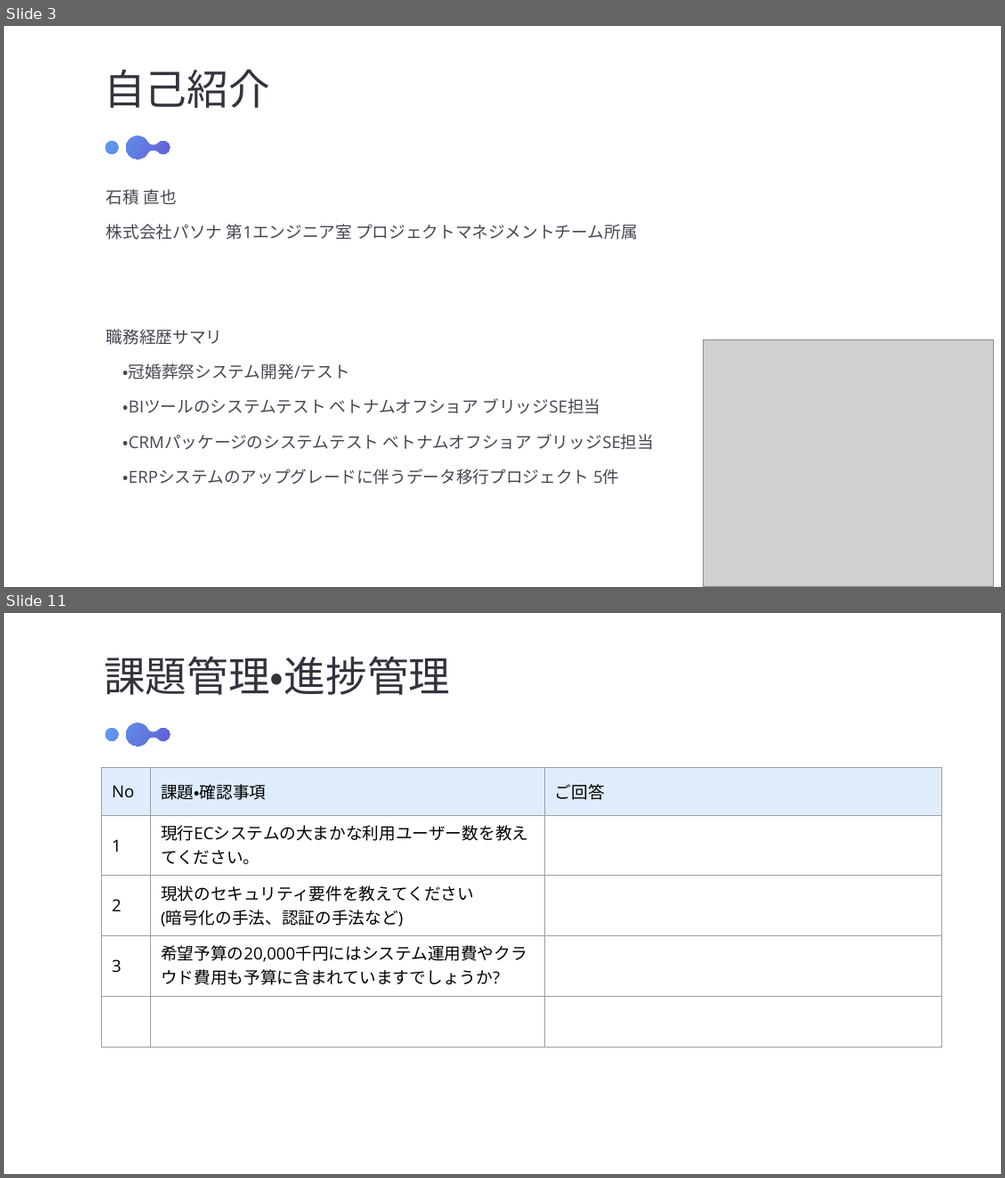
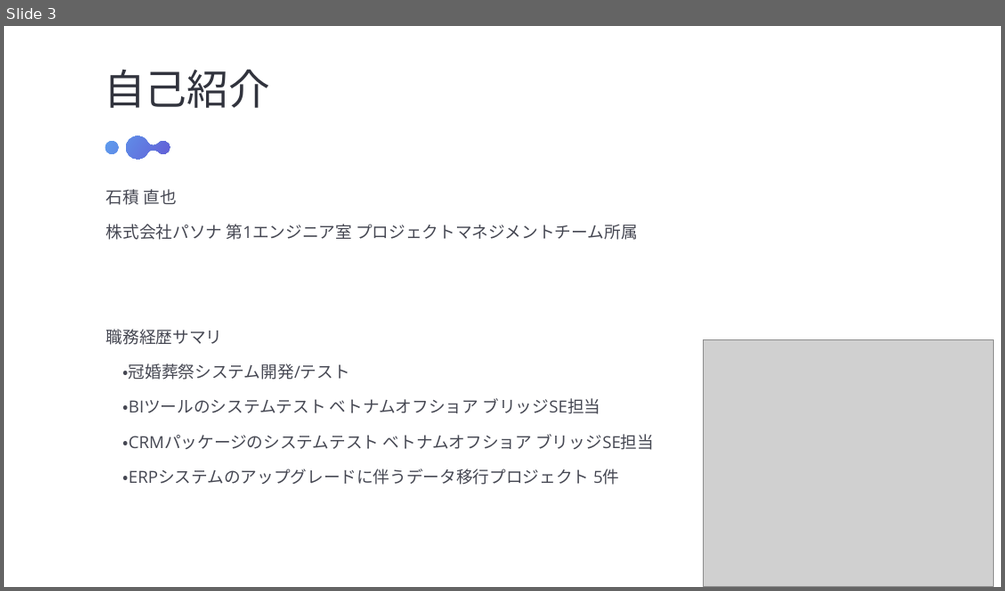
Before and after one commit to NaoyaIshizumi-Pasona/pm-cause-ec, a slide deck: 提案書/キックオフ_石積.pptx. Shown one above the other, each under a label of ours: slides 3 and 11 before the commit, slide 3 after it; the slides between them are not shown. The pictures are 1005x1178 and 1005x591 pixels, drawn with LibreOffice and Linux fonts; fonts in the diff are those of the drawing; grey boxes stand for pictures. Boxes give left, top, right and bottom in pixels: in the first picture for what was removed or moved away, otherwise in the second. Text is boxed around its words. In the diff, an @@ line names an element or a change of style, - is before the commit and + after.

```diff
--- a/提案書/キックオフ_石積.pptx
+++ b/提案書/キックオフ_石積.pptx
@@ slide 11 removed at (4, 613, 1001, 1174), background #FFFFFF @@
@@ text removed at (104, 656, 450, 695) @@
-課題管理・進捗管理
@@ freeform shape removed at (105, 722, 170, 746) @@
@@ table removed at (102, 768, 941, 1046), 5 rows, 3 columns @@
-No | 課題・確認事項 | ご回答
-1 | 現行ECシステムの大まかな利用ユーザー数を教えてください。 | 
-2 | 現状のセキュリティ要件を教えてください / (暗号化の手法、認証の手法など) | 
-3 | 希望予算の20,000千円にはシステム運用費やクラウド費用も予算に含まれていますでしょうか? | 
- |  | 
```
Also in this commit, not shown: 11 slides changed, 3 slides added, 2 other files.
